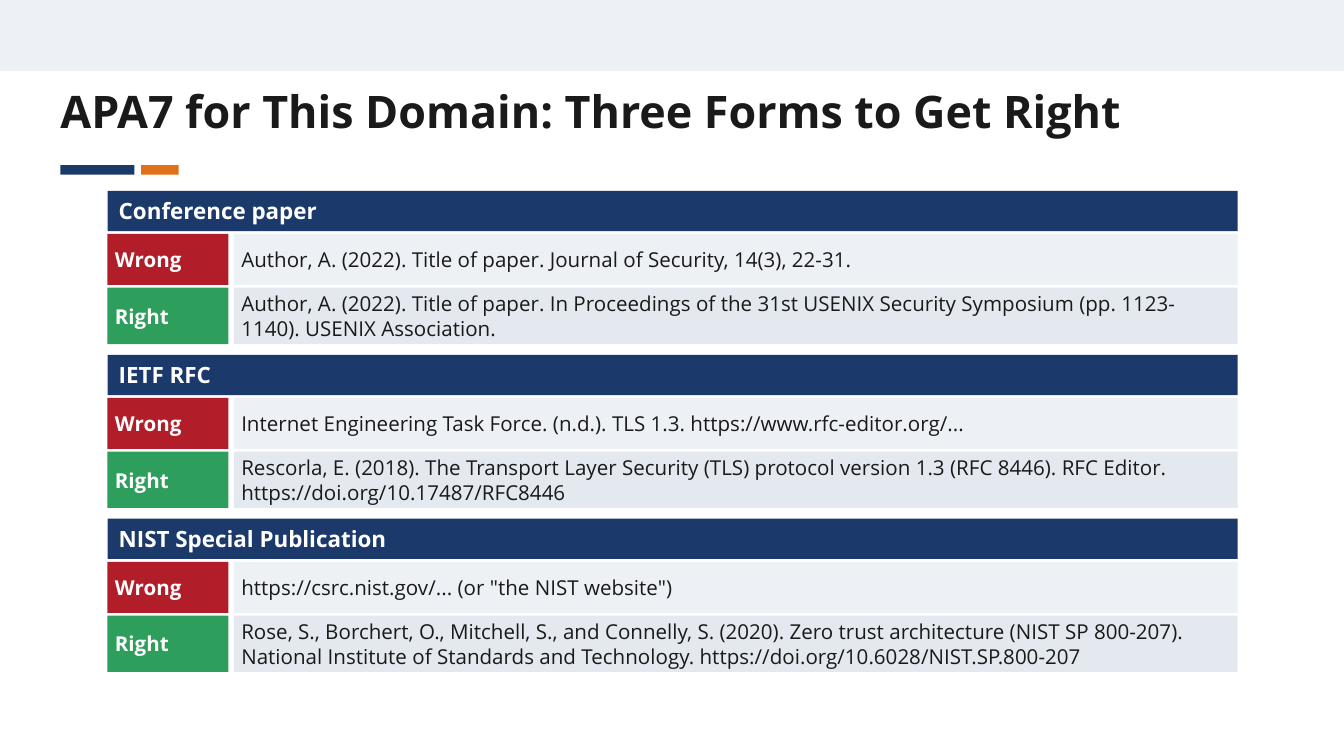
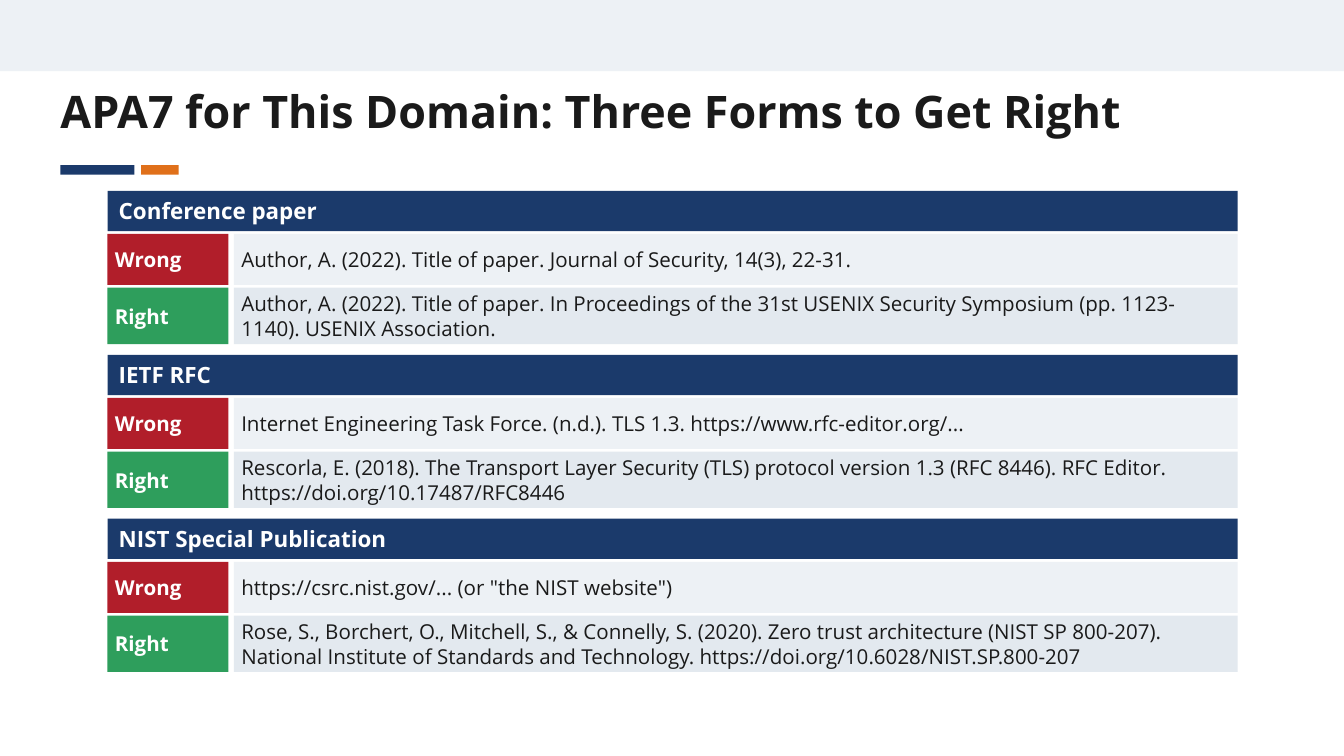
Before and after one commit to nirangadh/BScEHNS-Research-Project-Preparation, a slide deck: slide 20 of slides/NB6015CEM_S2_Slides.pptx. Drawn at 1344x756 pixels with LibreOffice and Linux fonts; fonts in the diff are those of the drawing. Boxes give left, top, right and bottom in pixels: in the first picture for what was removed or moved away, otherwise in the second. Text is boxed around its words. In the diff, an @@ line names an element or a change of style, - is before the commit and + after.

```diff
--- a/slides/NB6015CEM_S2_Slides.pptx
+++ b/slides/NB6015CEM_S2_Slides.pptx
@@ text in rectangle at <box>241,623,1161,669</box>: text changed @@
-Rose, S., Borchert, O., Mitchell, S., and Connelly, S. (2020). Zero trust architecture (NIST SP 800-207). National Institute of Standards and Technology. https://doi.org/10.6028/NIST.SP.800-207
+Rose, S., Borchert, O., Mitchell, S., & Connelly, S. (2020). Zero trust architecture (NIST SP 800-207). National Institute of Standards and Technology. https://doi.org/10.6028/NIST.SP.800-207
```
Also in this commit, not shown: 2 other slides changed, 4 other files.
